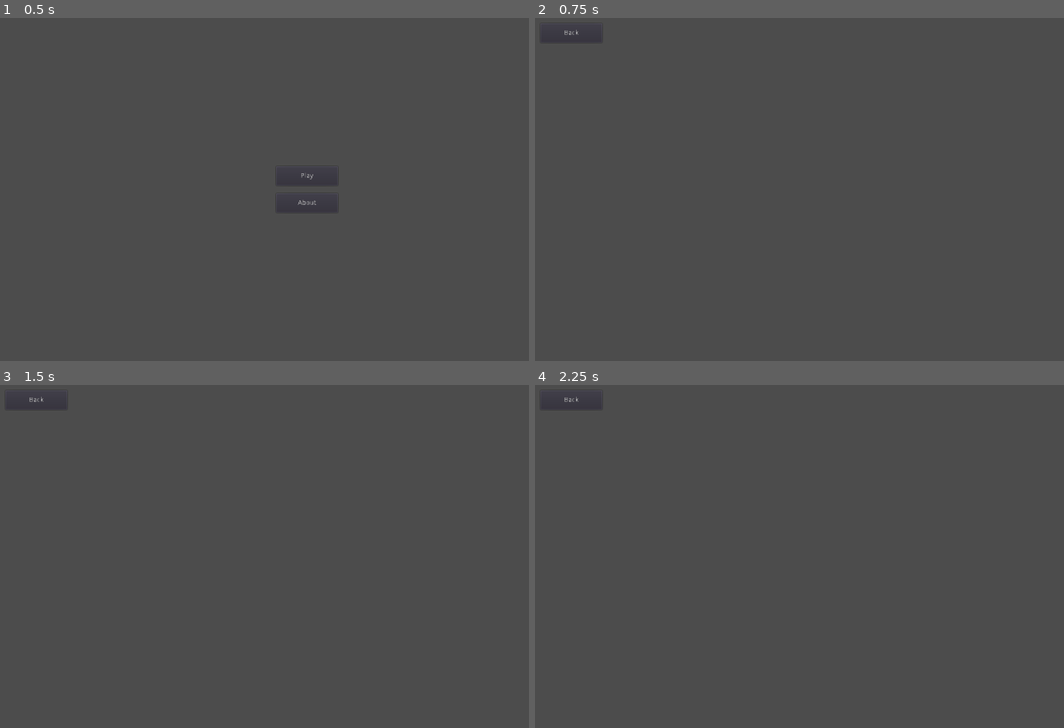
Above: before the commit, frames 1-4 (two rows, left to right).
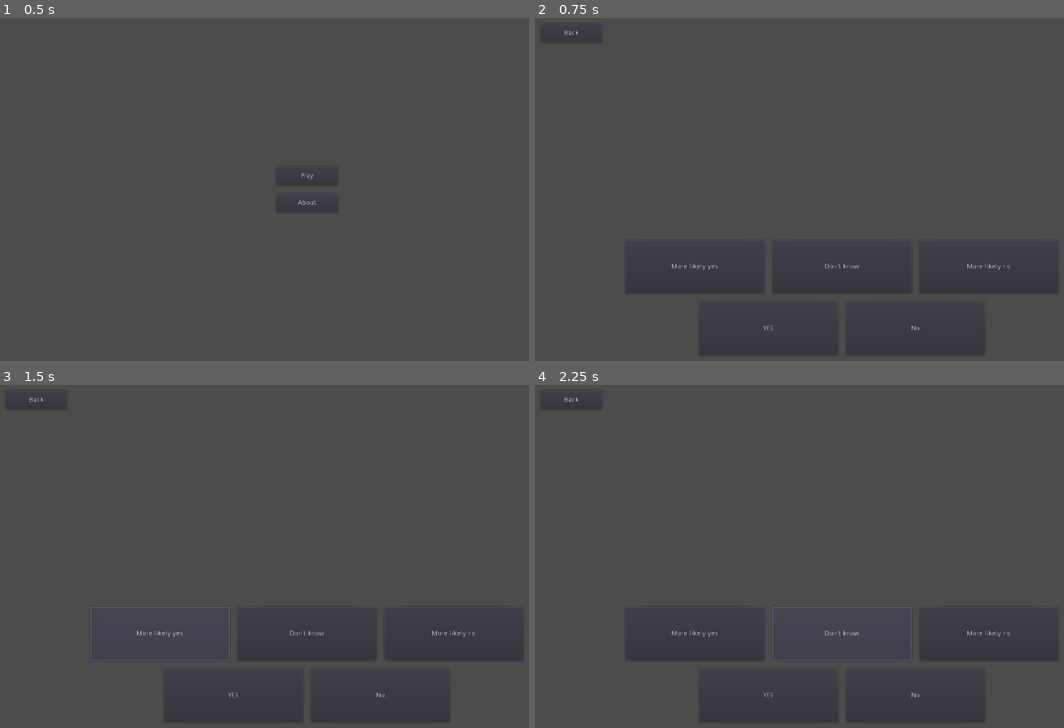
Above: after the commit, the same moments.

Repository: HixRaid/which-character-are-you
Game: Godot game, scene res://game/scenes/root/main.tscn
Same seed, same stepped clock (60 frames per second), same inputs: the game is played once before the commit and once after it.
Inputs (mouse positions are in pixels of both pictures, inside the frame that each line leads up to):
- Up to frame 1 (0.5 s): no input
- Up to frame 2 (0.75 s): click "Play" at 0.5 s
- Up to frame 3 (1.5 s): click (158, 635) at 1.25 s, where only the run after the commit has a clickable "More likely yes"
- Up to frame 4 (2.25 s): click (841, 635) at 2 s, where only the run after the commit has a clickable "Don't know"

Frame 1 is identical in both runs. In frame 2, 0.1% of the frame differs, in the area x 25-90%, y 71-91%; in frame 3, 0.3%, in the area x 17-90%, y 64-91%; in frame 4, 0.3%.

Commit message:
Added survey ui

Diff:
--- a/game/scenes/root/main.tscn
+++ b/game/scenes/root/main.tscn
@@ -77,6 +77,72 @@
 margin_bottom = 56.0
 text = "Back"
 
+[node name="Label" type="Label" parent="Canvas/UI/InterfaceSwitch/Survey/Panel"]
+anchor_right = 1.0
+anchor_bottom = 1.0
+margin_left = 208.0
+margin_top = 72.0
+margin_right = -208.0
+margin_bottom = -272.0
+align = 1
+valign = 1
+autowrap = true
+
+[node name="MoreLikelyYesButton" type="Button" parent="Canvas/UI/InterfaceSwitch/Survey/Panel"]
+anchor_left = 0.5
+anchor_top = 1.0
+anchor_right = 0.5
+anchor_bottom = 1.0
+margin_left = -448.0
+margin_top = -256.0
+margin_right = -160.0
+margin_bottom = -144.0
+text = "More likely yes"
+
+[node name="DoNotKnowButton" type="Button" parent="Canvas/UI/InterfaceSwitch/Survey/Panel"]
+anchor_left = 0.5
+anchor_top = 1.0
+anchor_right = 0.5
+anchor_bottom = 1.0
+margin_left = -144.0
+margin_top = -256.0
+margin_right = 144.0
+margin_bottom = -144.0
+text = "Don't know"
+
+[node name="MoreLikelyNoButton" type="Button" parent="Canvas/UI/InterfaceSwitch/Survey/Panel"]
+anchor_left = 0.5
+anchor_top = 1.0
+anchor_right = 0.5
+anchor_bottom = 1.0
+margin_left = 160.0
+margin_top = -256.0
+margin_right = 448.0
+margin_bottom = -144.0
+text = "More likely no"
+
+[node name="YesButton" type="Button" parent="Canvas/UI/InterfaceSwitch/Survey/Panel"]
+anchor_left = 0.5
+anchor_top = 1.0
+anchor_right = 0.5
+anchor_bottom = 1.0
+margin_left = -296.0
+margin_top = -128.0
+margin_right = -8.0
+margin_bottom = -16.0
+text = "YES"
+
+[node name="NoButton" type="Button" parent="Canvas/UI/InterfaceSwitch/Survey/Panel"]
+anchor_left = 0.5
+anchor_top = 1.0
+anchor_right = 0.5
+anchor_bottom = 1.0
+margin_left = 8.0
+margin_top = -128.0
+margin_right = 296.0
+margin_bottom = -16.0
+text = "No"
+
 [node name="About" type="Control" parent="Canvas/UI/InterfaceSwitch"]
 anchor_right = 1.0
 anchor_bottom = 1.0
